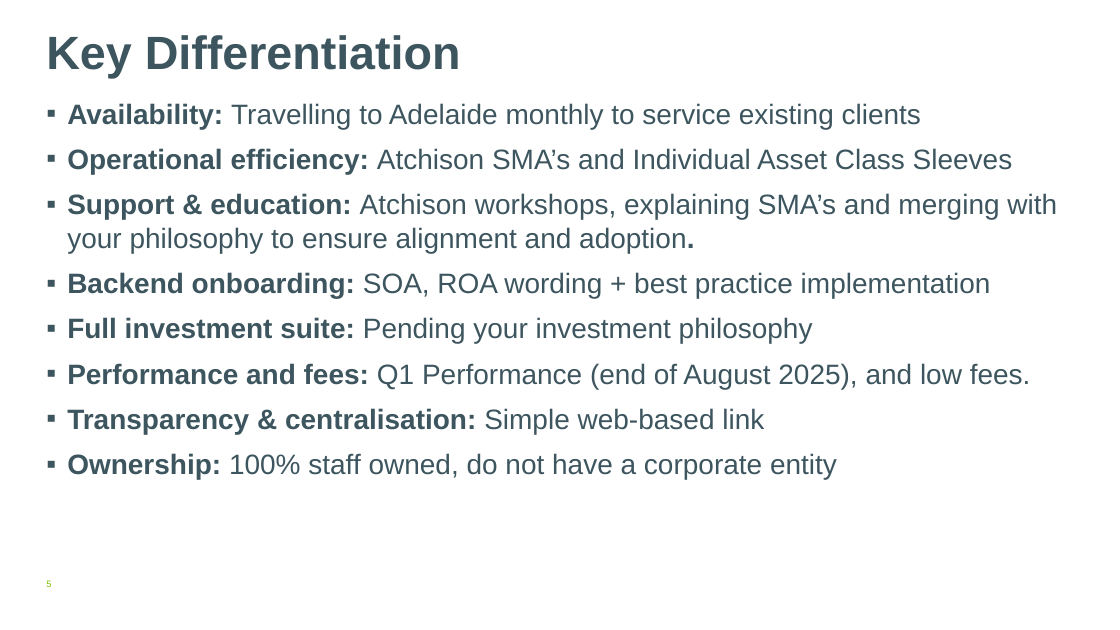
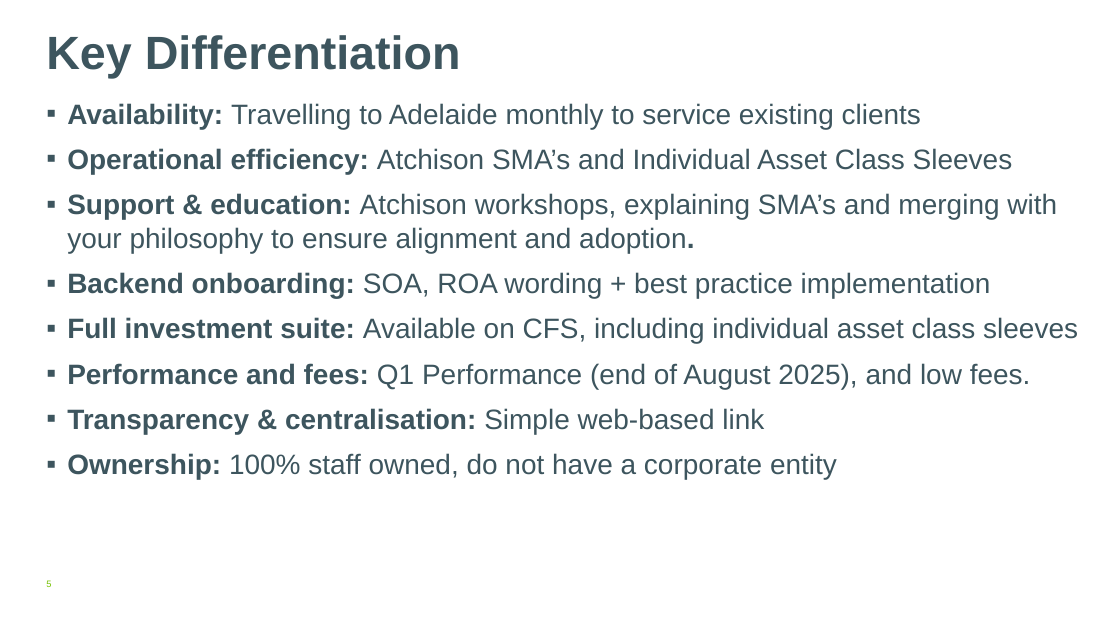
Before and after one commit to AtchisonClients/atchisonclients.github.io, a slide deck: slide 5 of assetsHTML/EMFS/EMFS-Atchison.pptx. Drawn at 1120x630 pixels with LibreOffice and Linux fonts; fonts in the diff are those of the drawing; background and template pictures are left out. Boxes give left, top, right and bottom in pixels: in the first picture for what was removed or moved away, otherwise in the second. Text is boxed around its words. In the diff, an @@ line names an element or a change of style, - is before the commit and + after.

```diff
--- a/assetsHTML/EMFS/EMFS-Atchison.pptx
+++ b/assetsHTML/EMFS/EMFS-Atchison.pptx
@@ text at box(67, 317, 1078, 344): text changed @@
-▪ Full investment suite: Pending your investment philosophy
+▪ Full investment suite: Available on CFS, including individual asset class sleeves
```
Also in this commit, not shown: 8 other slides changed, 5 slides added.
